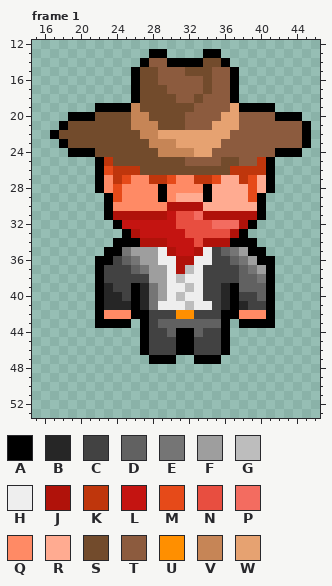
A pixel-art file gets an edit: Assets_Aesprite/Sprites/player/Sprite-cowboy.ase. Above: the version before the commit.
64x64 pixels, 1 frame. Colours within 5 levels of each other are drawn and written as one. Shown: frame 1: x 15..46, y 12..53. The commit also changed other frames, which this record leaves out.
Palette (. is transparent): A #000000  B #262626  C #424242  D #616161  E #757575  F #9e9e9e  G #bdbdbd  H #eeeeee  J #b0120a  K #bf360c  L #c41411  M #e64a19  N #e84e40  P #f36c60  Q #ff8a65  R #ffab91  S #724b2c  T #8c5b3e  U #ff8f00  V #c68556  W #e6a271
Pixels before, frame 1, first column x 17:
13 ...........AA....AA..........
14 ..........ATTAAAASSA.........
15 .........ASSTTTSSSTTA........
16 .........ASSTTTTTSTTA........
17 .........ASSSTTTTSTTA........
18 .........ASSSSTTSTTTA........
19 .....AAAAVSSSSSSTTTTWAAAA....
20 ..AAASSSSVVSSSSTTTTWWTTTTAAA.
21 .ASSSSSSSVVVSSSTTTWWWTTTTTTTA
22 ASSSSSSSSSVVWWWWWWWWTTTTTTTTA
23 .ASSSSSSSSSVVVWWWWWTTTTTTTTTA
24 ..AAASSSSSSSVVVVWWTTTTTTTAAA.
25 .....AKSSSSSSSSTTTTSSTTKA....
26 .....AMKKKSSSSSSSSSSKKKKA....
27 .....AQKMQQKKMQQKKMRRKMRA....
28 .....AQMQQQQAQQQQARRRRMRA....
29 ......AMQQQQAQRRRARRRRMA.....
30 ......AQQQQQQJJJJRRRRRRA.....
31 ......AJJJJJJLNNPJJJJJJA.....
32 .......ALLLLLLNNNNPPPJA......
33 ........AJLLLLLNNNNNJA.......
34 .......AAAJJJLLLNJJJAAA......
35 ......AAEFFFHJLLJHCDEFAA.....
36 .....AACDEFFHHJJHHCCDEFAA....
37 .....ACCCDEFFHJGHCCCCDEFA....
38 .....ACCCCCFFHGHHCCCCDDEA....
39 .....ABCCABEFHHGHCCBADDDA....
40 .....ABBCABEFHGHHCCBACCDA....
41 .....ABBBABEHHHGHHCBABCCA....
42 .....AQQQAACCCUUCCCAAQQQA....
43 .....AAAA.ACDDDDDDDA.AAAA....
44 ..........ACCDAADCCA.........
45 ..........ACCCAACCCA.........
46 ..........ACCCAACCCA.........
47 ...........AAA..AAA..........
After the commit:
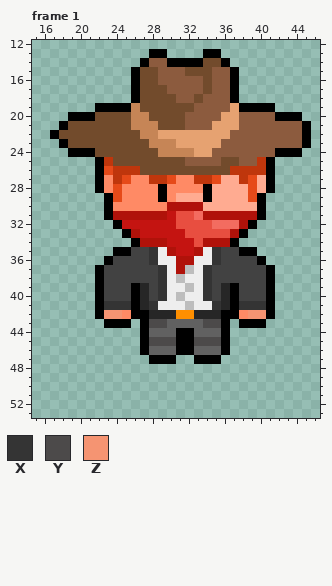
Colours new in this view: X #343434  Y #4c4a4a  Z #f59472
Diff:
{"where": "frame 1"}
{"frame":1,"y":34,"x":24,"old":"AA","new":".."}
{"frame":1,"y":34,"x":38,"old":"AA","new":".."}
{"frame":1,"y":35,"x":23,"old":"A","new":"."}
{"frame":1,"y":35,"x":25,"old":"EFFF","new":"ACCX"}
{"frame":1,"y":35,"x":35,"old":"CDEF","new":"XCCA"}
{"frame":1,"y":35,"x":40,"old":"A","new":"."}
{"frame":1,"y":36,"x":22,"old":"A","new":"."}
{"frame":1,"y":36,"x":25,"old":"DEFF","new":"CCCX"}
{"frame":1,"y":36,"x":35,"old":"C","new":"X"}
{"frame":1,"y":36,"x":37,"old":"DEF","new":"CCC"}
{"frame":1,"y":36,"x":41,"old":"A","new":"."}
{"frame":1,"y":37,"x":26,"old":"DEFF","new":"CCCX"}
{"frame":1,"y":37,"x":34,"old":"C","new":"X"}
{"frame":1,"y":37,"x":38,"old":"DEF","new":"CCC"}
{"frame":1,"y":38,"x":28,"old":"FF","new":"CX"}
{"frame":1,"y":38,"x":34,"old":"C","new":"X"}
{"frame":1,"y":38,"x":38,"old":"DDE","new":"CCC"}
{"frame":1,"y":39,"x":23,"old":"B","new":"C"}
{"frame":1,"y":39,"x":28,"old":"EF","new":"CX"}
{"frame":1,"y":39,"x":34,"old":"C","new":"X"}
{"frame":1,"y":39,"x":38,"old":"DDD","new":"CCC"}
{"frame":1,"y":40,"x":23,"old":"BB","new":"CC"}
{"frame":1,"y":40,"x":28,"old":"EF","new":"CX"}
{"frame":1,"y":40,"x":34,"old":"C","new":"X"}
{"frame":1,"y":40,"x":40,"old":"D","new":"C"}
{"frame":1,"y":41,"x":23,"old":"BBB","new":"XXX"}
{"frame":1,"y":41,"x":28,"old":"E","new":"X"}
{"frame":1,"y":41,"x":35,"old":"C","new":"X"}
{"frame":1,"y":41,"x":38,"old":"BCC","new":"XXX"}
{"frame":1,"y":42,"x":23,"old":"QQ","new":"ZZ"}
{"frame":1,"y":42,"x":28,"old":"CCC","new":"BBB"}
{"frame":1,"y":42,"x":33,"old":"CCC","new":"BBB"}
{"frame":1,"y":42,"x":39,"old":"QQ","new":"ZZ"}
{"frame":1,"y":43,"x":22,"old":"A","new":"."}
{"frame":1,"y":43,"x":28,"old":"CD","new":"YY"}
{"frame":1,"y":43,"x":34,"old":"DD","new":"YY"}
{"frame":1,"y":43,"x":41,"old":"A","new":"."}
{"frame":1,"y":44,"x":28,"old":"CC","new":"DD"}
{"frame":1,"y":44,"x":34,"old":"CC","new":"DD"}
{"frame":1,"y":45,"x":28,"old":"CCC","new":"YYY"}
{"frame":1,"y":45,"x":33,"old":"CCC","new":"YYY"}
{"frame":1,"y":46,"x":28,"old":"CCC","new":"DDD"}
{"frame":1,"y":46,"x":33,"old":"CCC","new":"DDD"}
{"label":"changed","picture_box":[95,238,275,355]}
